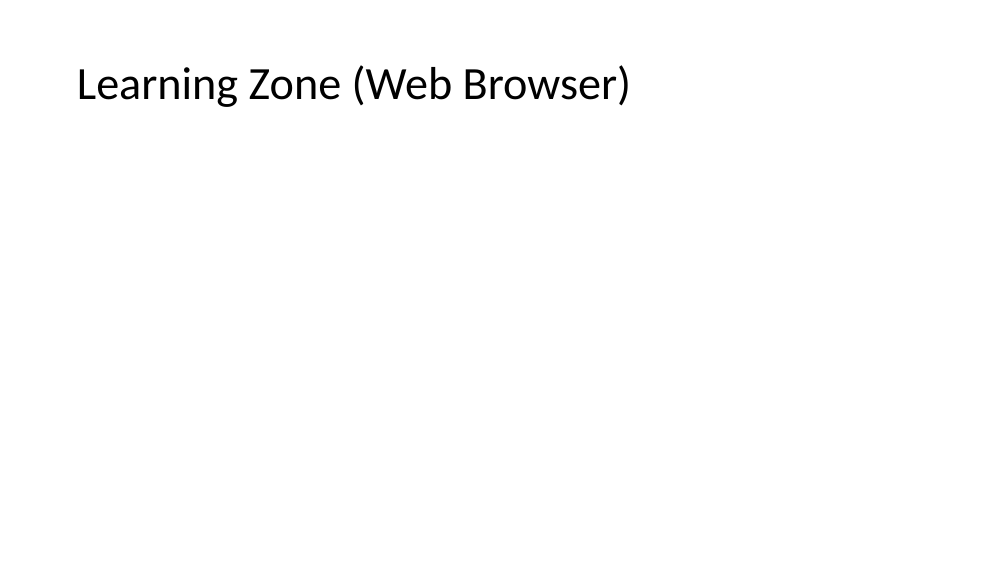
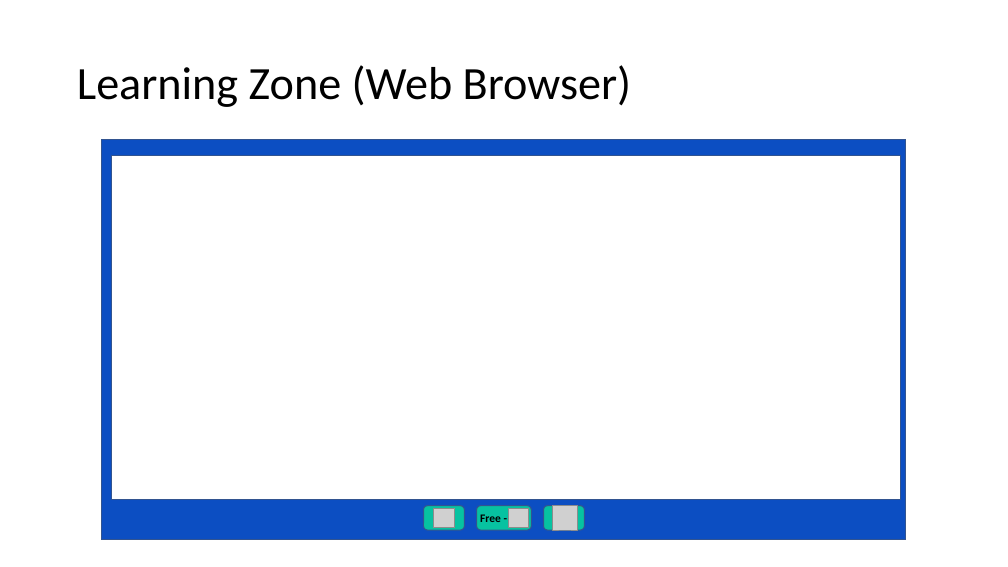
Before and after one commit to codingWithAndy/Thesis_Project, a slide deck: slide 7 of Additional Content/App Storyboard.pptx (slide 8 before the commit). Drawn at 1008x567 pixels with LibreOffice and Linux fonts; fonts in the diff are those of the drawing; grey boxes stand for pictures. Boxes give left, top, right and bottom in pixels: in the first picture for what was removed or moved away, otherwise in the second. Text is boxed around its words. In the diff, an @@ line names an element or a change of style, - is before the commit and + after.

```diff
--- a/Additional Content/App Storyboard.pptx
+++ b/Additional Content/App Storyboard.pptx
@@ rectangle added at (102,140,907,540), fill #0C4EC2, outline #325491 1 pt @@
@@ rectangle added at (112,156,901,500), fill #FFFFFF, outline #325491 1 pt @@
@@ rounded rectangle added at (423,506,464,530), fill #07C2A1, outline #325491 1 pt @@
@@ picture added at (433,508,455,528) @@
@@ rounded rectangle added at (476,506,531,530), fill #07C2A1, outline #325491 1 pt @@
@@ picture added at (509,508,529,528) @@
@@ rounded rectangle added at (544,506,585,530), fill #07C2A1, outline #325491 1 pt @@
@@ picture added at (553,506,578,530) @@
@@ text added at (480,514,501,522), 11 pt, text #000000, bold @@
+Free -
```
Also in this commit, not shown: 7 other slides changed, 1 slide added, 1 slide removed, 5 other files.
